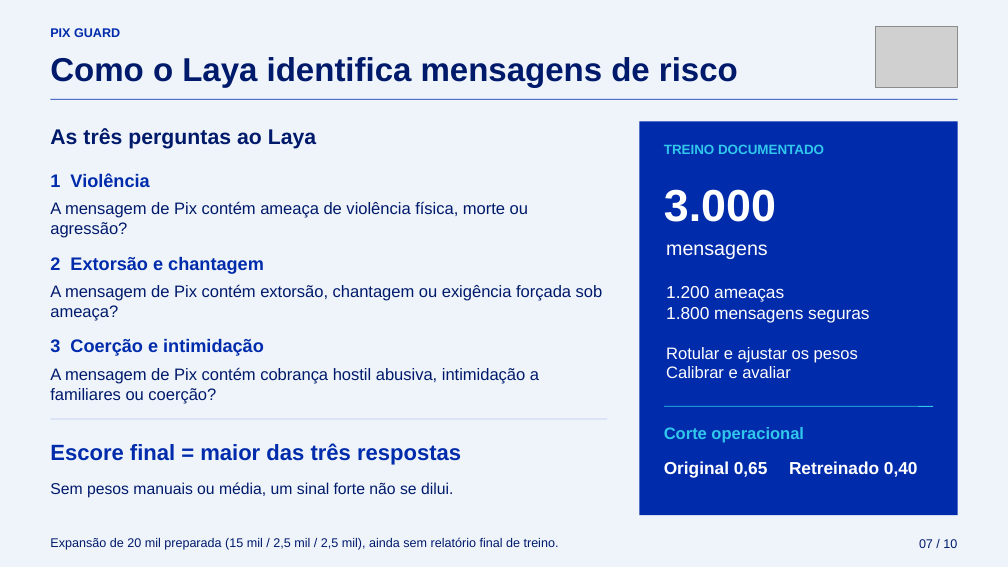
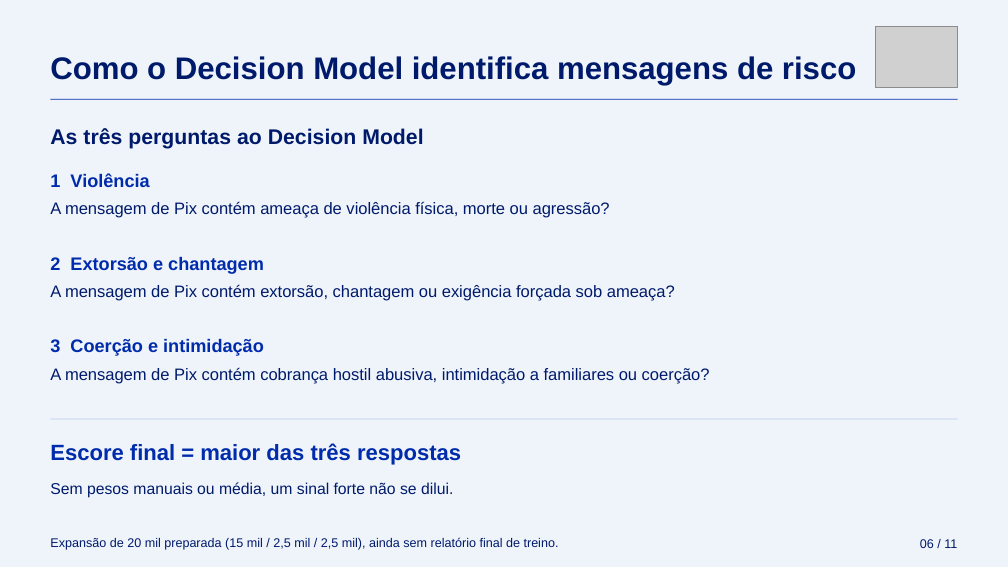
Before and after one commit to JeanFabichaki/pix-message-analyzer, a slide deck: slide 7 of apresentacao/Pix_Guard_Apresentacao.pptx (slide 9 before the commit). Drawn at 1008x567 pixels with LibreOffice and Linux fonts; fonts in the diff are those of the drawing; grey boxes stand for pictures. Boxes give left, top, right and bottom in pixels: in the first picture for what was removed or moved away, otherwise in the second. Text is boxed around its words. In the diff, an @@ line names an element or a change of style, - is before the commit and + after.

```diff
--- a/apresentacao/Pix_Guard_Apresentacao.pptx
+++ b/apresentacao/Pix_Guard_Apresentacao.pptx
@@ text removed at box(50, 28, 120, 37) @@
-PIX GUARD
@@ text at box(50, 56, 856, 86): text changed; size 31.5 to 29.6 pt @@
-Como o Laya identifica mensagens de risco
+Como o Decision Model identifica mensagens de risco
@@ text at box(50, 128, 423, 149): text changed @@
-As três perguntas ao Laya
+As três perguntas ao Decision Model
@@ rectangle removed at box(640, 121, 958, 515) @@
@@ text removed at box(664, 144, 824, 154) @@
-TREINO DOCUMENTADO
@@ text "A mensagem de Pix contém ..." rewrapped from box(50, 201, 528, 238) to box(50, 201, 610, 218) @@
@@ text removed at box(664, 189, 776, 222) @@
-3.000
@@ text removed at box(666, 244, 768, 259) @@
-mensagens
@@ text "A mensagem de Pix contém ..." rewrapped from box(50, 284, 603, 321) to box(50, 284, 675, 301) @@
@@ text removed at box(666, 286, 869, 323) @@
-1.200 ameaças
-1.800 mensagens seguras
@@ text removed at box(666, 347, 858, 378) @@
-Rotular e ajustar os pesos
-Calibrar e avaliar
@@ text "A mensagem de Pix contém ..." rewrapped from box(50, 367, 539, 404) to box(50, 367, 710, 384) @@
@@ line moved from (51, 419) - (607, 419) to (51, 419) - (958, 419) @@
@@ line removed from (664, 407) to (933, 407) @@
@@ text removed at box(664, 427, 804, 443) @@
-Corte operacional
@@ text removed at box(664, 461, 768, 477) @@
-Original 0,65
@@ text removed at box(789, 461, 918, 477) @@
-Retreinado 0,40
@@ text at box(920, 539, 957, 548): text changed @@
-07 / 10
+06 / 11
```
Also in this commit, not shown: 7 other slides changed, 6 slides added, 27 slides removed, 20 other files.
